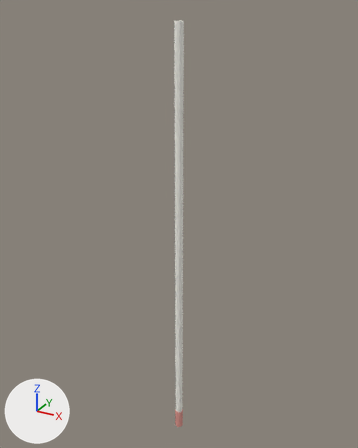
One commit to the glTF model assets/imported/goal_post.glb: the scene before it, then after it.
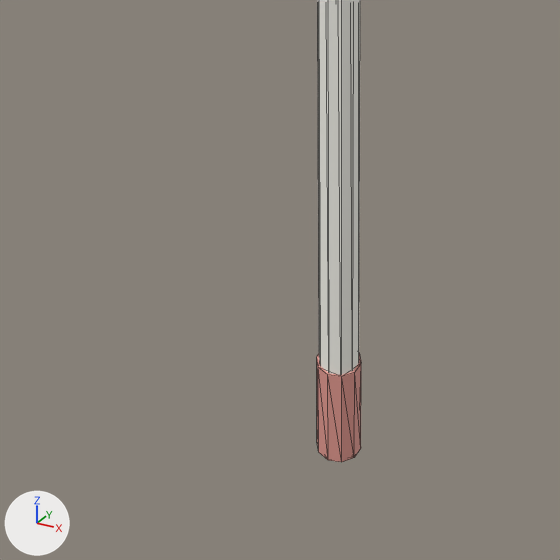
Each version appears first whole from a camera (50 mm lens) standing at (4.84, -8.8, 10.25) and looking at (-0.15, 0.27, 5.71), and next in a close-up on the part from 34% to 60% of the width and 78% to 99% of the height. Arrows for +X, +Y and +Z are at lower left; the lights stay in place. The older version's two pictures come first. The close-ups show mesh edges as thin lines. Vertices at exactly the same position are counted once.

Objects in the first close-up: 'GoalPost'.
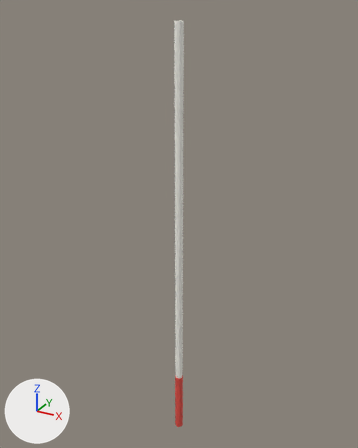
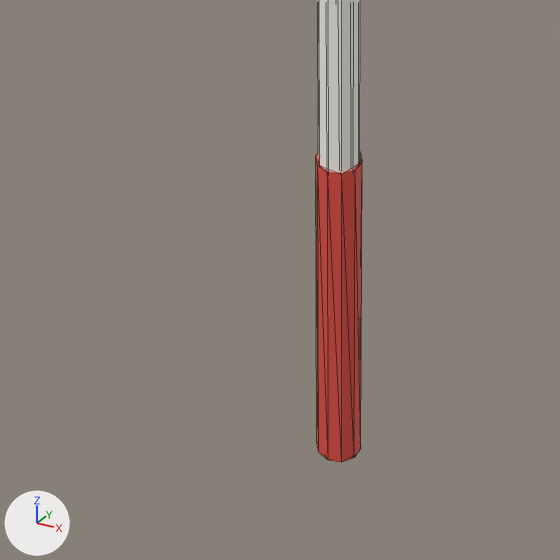
Boxes [x1, y1, x2, y2] around the edits, measured in the close-ups (560 x 560 px; the box of a moved part takes in the faces that stretch with it):
```json
{"object": "GoalPost", "change": "recoloured, reshaped", "before": [317, 0, 361, 462], "after": [316, 0, 362, 462]}
{"part": 1, "of": "me_cylinder", "change": "moved or reshaped", "before": [317, 353, 361, 462], "after": [316, 153, 362, 462]}
```

The change, as JSON lines over the scene's bpy script:
```json
{"op": "set", "path": "mat_postband.base_color", "old": "(0.776, 0.329, 0.286)", "new": "(0.776, 0.08, 0.0593)", "note": "pink #e49b92 -> red #e45045"}
{"block": "me_cylinder", "where": "me_cylinder.from_pydata(...)  # 40 vertices, 72 faces; spans x -0.1..0.1, y -0.1..0.1, z -5.0..5.0"}
{"block": "me_cylinder", "where": "# used by ob_goalpost; location = (0.0, 0.0, 5.0)"}
{"block": "me_cylinder", "change": "me_cylinder part 1: all 10 vertices in x -0.1..0.1, y -0.1..0.1, z -4.5 are moved by (0.0, 0.0, 1.12)"}
```
